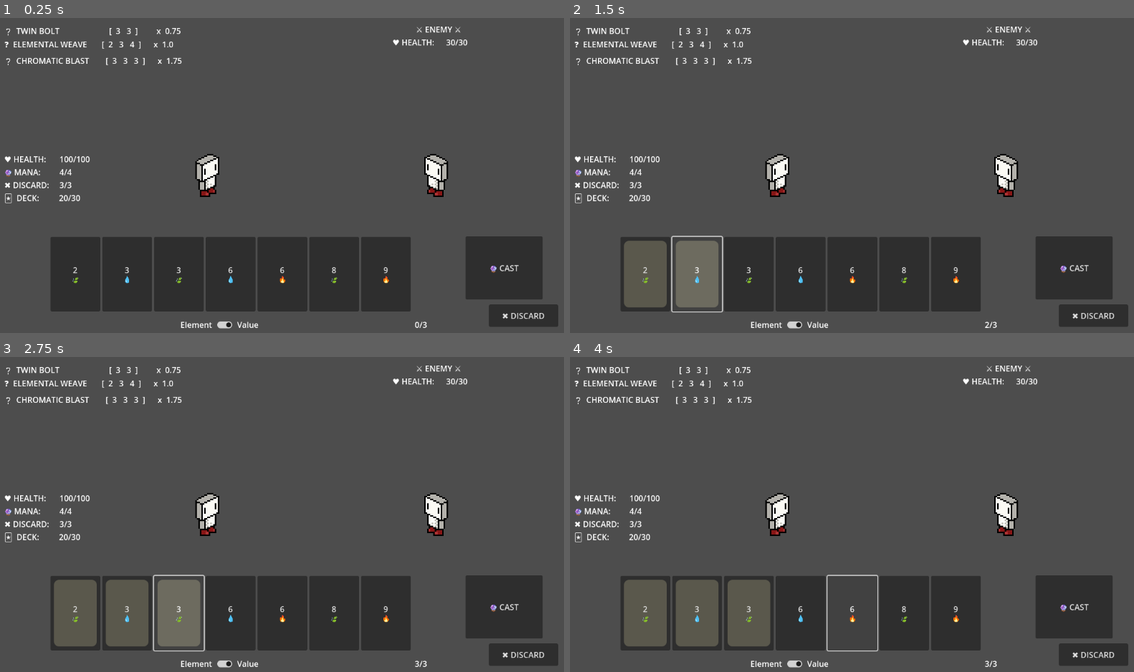
Above: before the commit, frames 1-4 (two rows, left to right).
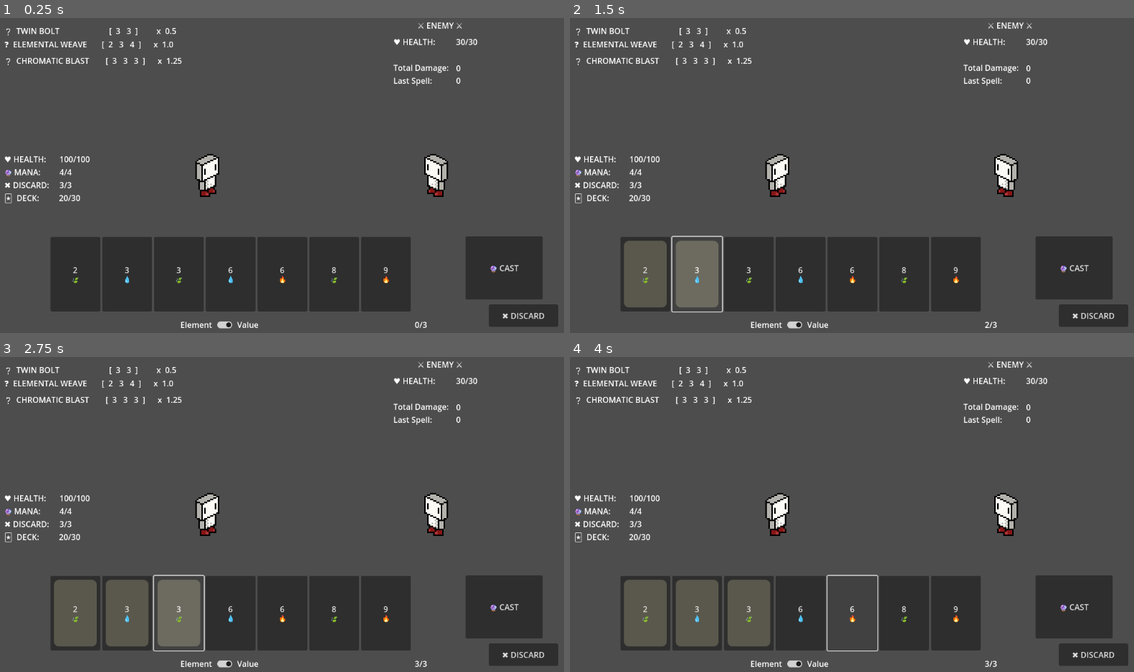
Above: after the commit, the same moments.

Repository: itsdotnickscott/wizard_card_game
Game: Godot game, scene res://scenes/battle.tscn
Same seed, same stepped clock (60 frames per second), same inputs: the game is played once before the commit and once after it.
Inputs:
- Up to frame 1 (0.25 s): no input
- Up to frame 2 (1.5 s): click "2 🍃" at 0.5 s; click "3 💧" at 1.25 s
- Up to frame 3 (2.75 s): click "3 🍃" at 2 s
- Up to frame 4 (4 s): click "6 💧" at 2.75 s; click "6 🔥" at 3.5 s

The runs differ from the first frame. In frame 1, 0.6% of the frame differs, in the area x 30-85%, y 1-22%; in frame 2, 0.6%; in frame 3, 0.6%; in frame 4, 0.6%.

Commit message:
Small number tweaks
- Balancing of various starting decks and spells

Diff:
--- a/scenes/battle_ui.tscn
+++ b/scenes/battle_ui.tscn
@@ -64,29 +64,47 @@
 
 [node name="EnemyStats" type="Label" parent="."]
 layout_mode = 0
-offset_left = 800.0
-offset_top = 10.0
-offset_right = 1002.0
-offset_bottom = 66.0
-text = "♥ HEALTH:"
+offset_left = 802.0
+offset_top = 42.0
+offset_right = 1004.0
+offset_bottom = 143.0
+text = "♥ HEALTH:
+
+Total Damage:
+Last Spell:"
 vertical_alignment = 2
 
 [node name="Name" type="Label" parent="EnemyStats"]
 layout_mode = 0
-offset_left = -3.0
-offset_top = 7.0
-offset_right = 189.0
-offset_bottom = 30.0
+offset_left = -2.0
+offset_top = -33.0
+offset_right = 190.0
+offset_bottom = -10.0
 text = "⚔ ENEMY ⚔"
 horizontal_alignment = 1
 
 [node name="HPValue" type="Label" parent="EnemyStats"]
 layout_mode = 0
-offset_left = 108.0
-offset_top = 33.0
-offset_right = 191.0
-offset_bottom = 56.0
+offset_left = 126.0
+offset_right = 209.0
+offset_bottom = 23.0
 text = "100/100"
+
+[node name="TotDmgValue" type="Label" parent="EnemyStats"]
+layout_mode = 0
+offset_left = 126.0
+offset_top = 53.0
+offset_right = 209.0
+offset_bottom = 76.0
+text = "0"
+
+[node name="LstSpellValue" type="Label" parent="EnemyStats"]
+layout_mode = 0
+offset_left = 126.0
+offset_top = 78.0
+offset_right = 209.0
+offset_bottom = 101.0
+text = "0"
 
 [node name="Spells" type="VBoxContainer" parent="."]
 layout_mode = 0
@@ -97,7 +115,7 @@
 
 [node name="Bolt" type="Label" parent="Spells"]
 layout_mode = 2
-text = "❔  TWIN BOLT                        [  3   3  ]         x  0.75"
+text = "❔  TWIN BOLT                        [  3   3  ]         x  0.5"
 
 [node name="Weave" type="Label" parent="Spells"]
 layout_mode = 2
@@ -105,7 +123,7 @@
 
 [node name="Blast" type="Label" parent="Spells"]
 layout_mode = 2
-text = "❔  CHROMATIC BLAST        [  3   3   3  ]      x  1.75"
+text = "❔  CHROMATIC BLAST        [  3   3   3  ]      x  1.25"
 
 [node name="CastButton" type="Button" parent="."]
 layout_mode = 0
--- a/scripts/battle.gd
+++ b/scripts/battle.gd
@@ -6,8 +6,12 @@
 @onready var battle_ui: Control = get_node("BattleUI")
 
 
+var total_dmg: float = 0.0
+
+
 ## Currently called in [method _ready].
 func start_battle() -> void:
+	total_dmg = 0.0
 	player.battle_start()
 
 	# For now, only the player gets a turn
@@ -25,7 +29,12 @@
 ## The [Player] uses the cast action.
 func cast_action(selected_cards: Array[Card]) -> void:
 	player.cast_cards(selected_cards)
-	enemy.take_dmg(player.calc_dmg(selected_cards))
+
+	var dmg = player.calc_dmg(selected_cards)
+	enemy.take_dmg(dmg)
+	total_dmg += dmg
+	battle_ui.update_enemy_stats(enemy, dmg, total_dmg)
+
 	player_turn()
 
 
--- a/scripts/battle_ui.gd
+++ b/scripts/battle_ui.gd
@@ -10,6 +10,7 @@
 @onready var sort_toggle: CheckButton = get_node("SortToggle")
 
 
+var deck_size: int
 var selected_cards: Array[Card] = []
 var select_limit: int
 
@@ -17,6 +18,10 @@
 ## Sets the amount of [Card] objects allowed to be [member Card.selected].
 func set_select_limit(val: int) -> void:
 	select_limit = val
+
+
+func set_deck_size(val: int) -> void:
+	deck_size = val
 
 
 ## Clear the [member selected_cards] list.
@@ -29,12 +34,12 @@
 
 ## Refreshes the Battle UI using the information from the [Player].
 func update_display(player: Player, enemy: Enemy) -> void:
-	_update_player_hand(player.hand)
-	_update_player_stats(player)
-	_update_enemy_stats(enemy)
+	update_player_hand(player.hand)
+	update_player_stats(player)
+	update_enemy_stats(enemy)
 
 
-func _update_player_stats(player: Player) -> void:
+func update_player_stats(player: Player) -> void:
 	$PlayerStats/HPValue.text = "%d/%d" % [player.health, player.max_health]
 	$PlayerStats/ManaValue.text = "%d/%d" % [player.mana, player.max_mana]
 	$PlayerStats/DiscardValue.text = "%d/%d" % [player.discards_left, player.max_discards]
@@ -42,7 +47,7 @@
 	$SelectLabel.text = "%d/%d" % [selected_cards.size(), select_limit]
 
 
-func _update_player_hand(hand: Array[Card]) -> void:
+func update_player_hand(hand: Array[Card]) -> void:
 	# TODO: Optimize a way to only update new/removed cards
 
 	# Delete current buttons
@@ -56,8 +61,12 @@
 		card.update_selected.connect(_on_card_update_selected)
 
 
-func _update_enemy_stats(enemy: Enemy) -> void:
+func update_enemy_stats(enemy: Enemy, new_dmg: float = -1, tot_dmg: float = -1) -> void:
 	$EnemyStats/HPValue.text = "%d/%d" % [enemy.health, enemy.max_health]
+	if new_dmg != -1 and tot_dmg != -1:
+		$EnemyStats/TotDmgValue.text = "%d" % [tot_dmg]
+		$EnemyStats/LstSpellValue.text = "%d" % [new_dmg]
+
 
 
 func _on_card_update_selected(card: Card, selected: bool) -> void:
--- a/scripts/player.gd
+++ b/scripts/player.gd
@@ -15,6 +15,7 @@
 var discards_left: int = max_discards
 
 var deck: Array[Card] = []
+var max_deck_size: int = 0
 var spellbook: Array[Spell] = []
 
 var hand: Array[Card] = []
@@ -238,5 +239,6 @@
 
 func _ready() -> void:
 	deck = _create_base_deck()
+	max_deck_size = deck.size()
 	spellbook = _create_base_spellbook()
 	_spell_analysis()
